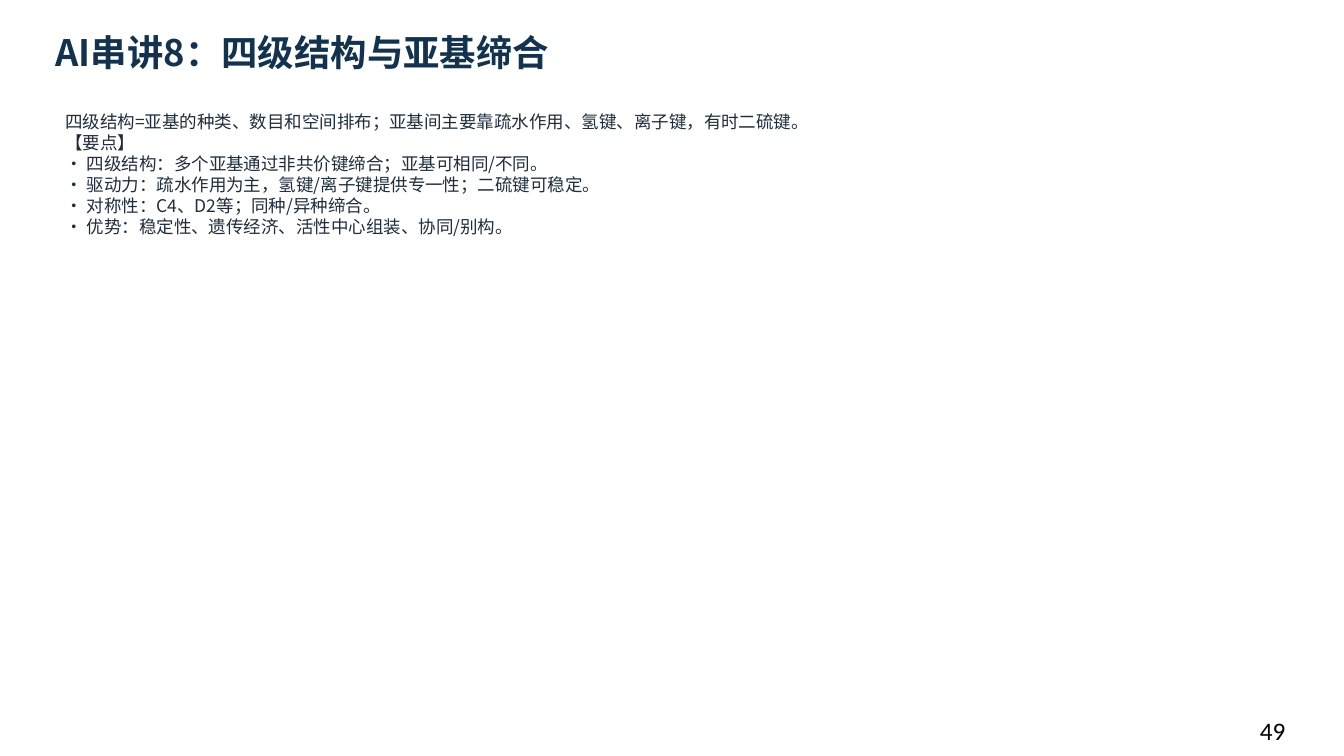
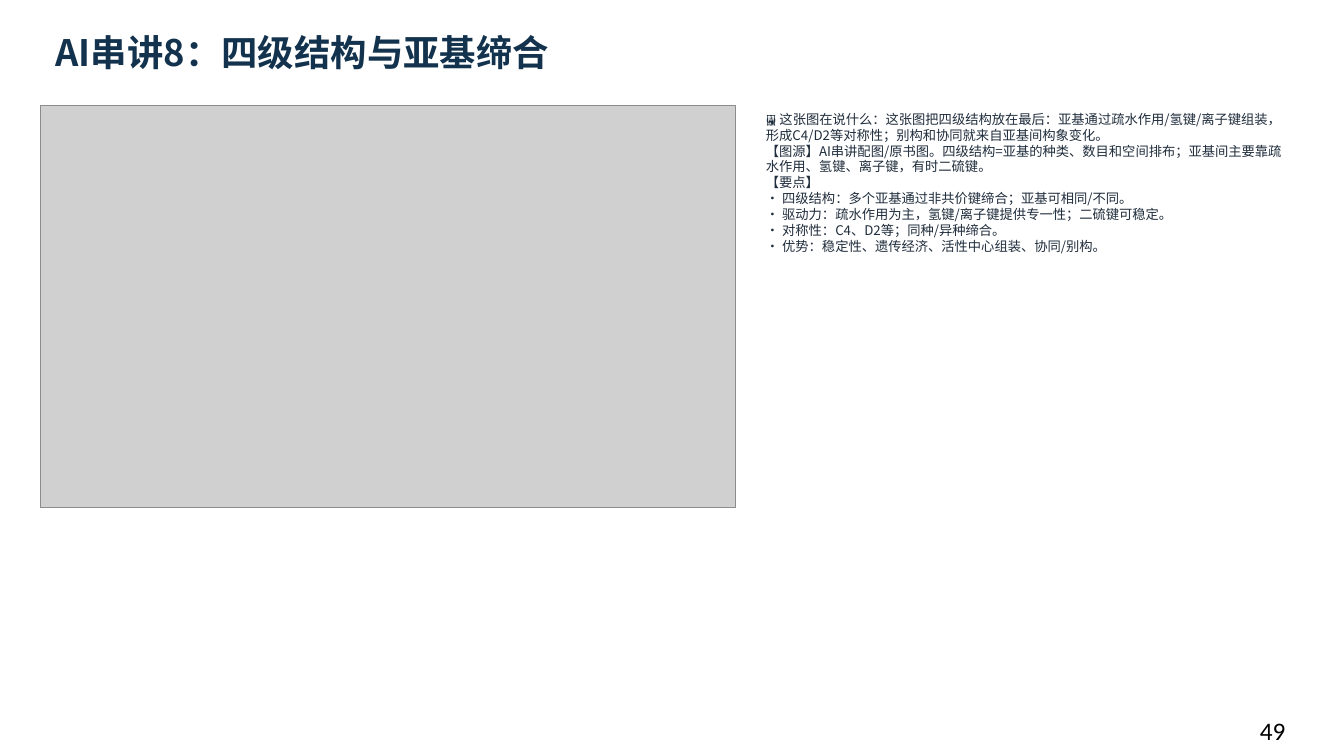
Before and after one commit to newkan-li/Biochemistry, a slide deck: slide 49 of downloads/bc03-ai-style.pptx. Drawn at 1344x756 pixels with LibreOffice and Linux fonts; fonts in the diff are those of the drawing; grey boxes stand for pictures. Boxes give left, top, right and bottom in pixels: in the first picture for what was removed or moved away, otherwise in the second. Text is boxed around its words. In the diff, an @@ line names an element or a change of style, - is before the commit and + after.

Commit message:
修复AI串讲页无图导致像空白:10个AI串讲页配图+图说,AI3配二级结构图;下载版重生成;版本20261112e

```diff
--- a/downloads/bc03-ai-style.pptx
+++ b/downloads/bc03-ai-style.pptx
@@ picture added at (40, 106, 736, 508) @@
@@ text at (766, 113, 1282, 254): text changed; size 12.5 to 9.5 pt @@
-四级结构=亚基的种类、数目和空间排布；亚基间主要靠疏水作用、氢键、离子键，有时二硫键。
-【要点】
-• 四级结构：多个亚基通过非共价键缔合；亚基可相同/不同。
-• 驱动力：疏水作用为主，氢键/离子键提供专一性；二硫键可稳定。
-• 对称性：C4、D2等；同种/异种缔合。
-• 优势：稳定性、遗传经济、活性中心组装、协同/别构。
+🖼 这张图在说什么：这张图把四级结构放在最后：亚基通过疏水作用/氢键/离子键组装，形成C4/D2等对称性；别构和协同就来自亚基间构象变化。
+【图源】AI串讲配图/原书图。四级结构=亚基的种类、数目和空间排布；亚基间主要靠疏水作用、氢键、离子键，有时二硫键。
+【要点】
+• 四级结构：多个亚基通过非共价键缔合；亚基可相同/不同。
+• 驱动力：疏水作用为主，氢键/离子键提供专一性；二硫键可稳定。
+• 对称性：C4、D2等；同种/异种缔合。
+• 优势：稳定性、遗传经济、活性中心组装、协同/别构。
```
Also in this commit, not shown: 9 other slides changed, 6 other files.
